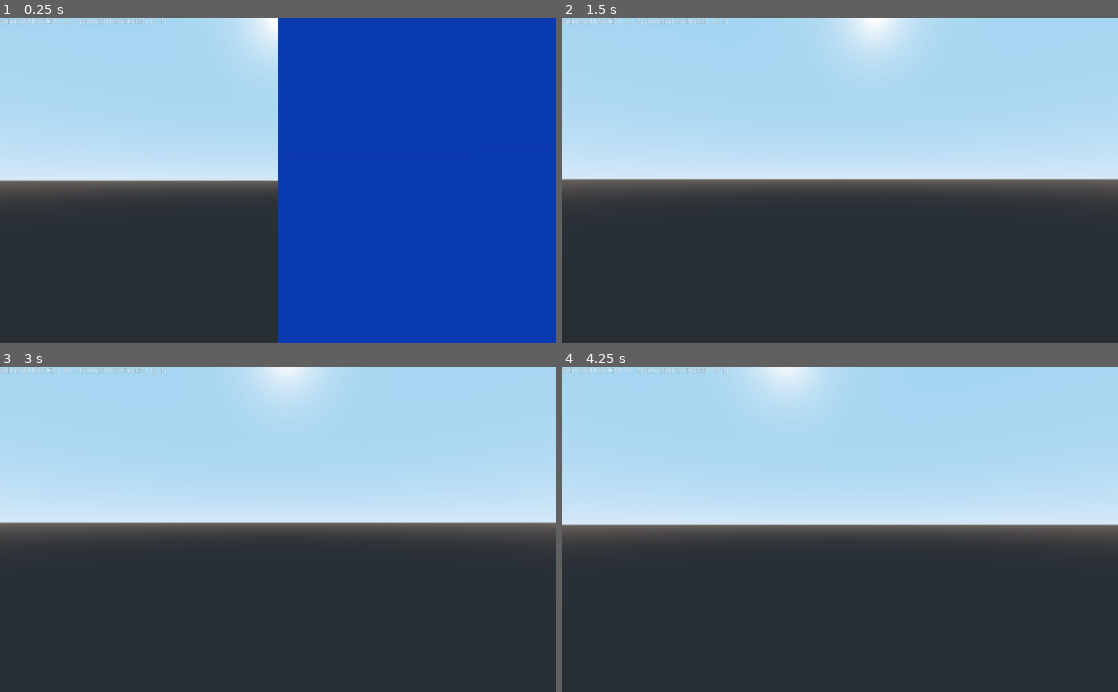
Above: before the commit, frames 1-4 (two rows, left to right).
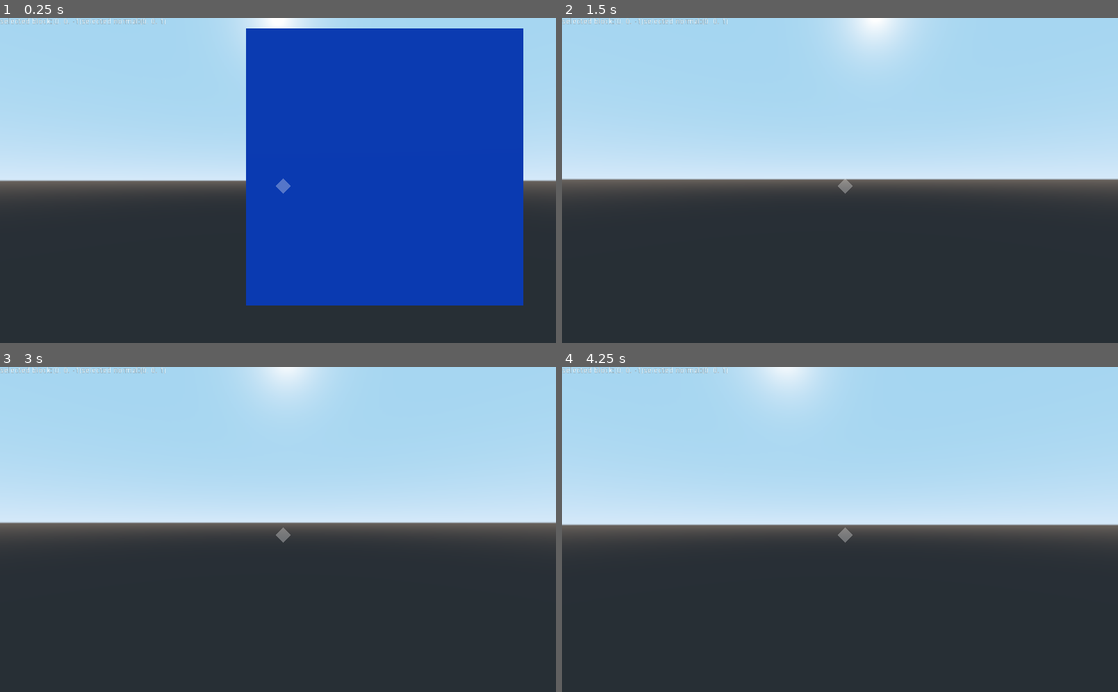
Above: after the commit, the same moments.

Repository: gubbu/GodotColorBlocks
Game: Godot game, scene res://scripts/mainscene.tscn
Two runs of this game, one before a commit and one after it. Both use one fixed random seed, a clock stepped at 60 frames per second and the inputs below.
Inputs (mouse positions are in pixels of both pictures, inside the frame that each line leads up to):
- Up to frame 1 (0.25 s): no input
- Up to frame 2 (1.5 s): move the mouse to (867, 180) at 0.52 s; hold W from 0.53 s (still down); click (867, 180) at 0.6 s; tap Enter at 1.25 s; move the mouse to (812, 180) at 1.27 s; click (812, 180) at 1.35 s
- Up to frame 3 (3 s): keep holding W; tap Space at 2 s; move the mouse to (289, 523) at 2.02 s; click (289, 523) at 2.1 s; tap Enter at 2.75 s; move the mouse to (272, 536) at 2.77 s; click (272, 536) at 2.85 s
- Up to frame 4 (4.25 s): keep holding W; tap Space at 3.5 s; move the mouse to (878, 532) at 3.52 s; click (878, 532) at 3.6 s

The runs differ from the first frame. In frame 1, 17% of the frame differs, in the area x 44-100%, y 0-100%; in frame 2, less than 0.1%; in frame 3, less than 0.1%; in frame 4, less than 0.1%.

Commit message:
added crosshair + allow for simple destruction

Diff:
--- a/project.godot
+++ b/project.godot
@@ -14,6 +14,14 @@
 run/main_scene="res://scripts/mainscene.tscn"
 config/icon="res://icon.png"
 
+[input]
+
+Leftclick={
+"deadzone": 0.5,
+"events": [ Object(InputEventMouseButton,"resource_local_to_scene":false,"resource_name":"","device":0,"alt":false,"shift":false,"control":false,"meta":false,"command":false,"button_mask":0,"position":Vector2( 0, 0 ),"global_position":Vector2( 0, 0 ),"factor":1.0,"button_index":1,"pressed":false,"doubleclick":false,"script":null)
+ ]
+}
+
 [physics]
 
 common/enable_pause_aware_picking=true
--- a/scripts/Blockplacer.gd
+++ b/scripts/Blockplacer.gd
@@ -30,9 +30,19 @@
 		if normal.x > 0.0 or normal.y > 0.0 or normal.z > 0.0:
 			selected_block -= normal
 
-		dummy_placement.global_transform.origin = selected_block + normal
+		dummy_placement.global_transform.origin = selected_block
 		dummy_placement.visible = true
 
+		if Input.is_action_just_pressed("Leftclick"):
+			if collider is Node:
+				var collider_parent = collider.get_parent()
+				if collider_parent is Node:
+					if collider_parent.is_in_group("terrain"):
+						print("terrain found")
+						var selected_block_x = int(selected_block.x)
+						var selected_block_y = int(selected_block.y)
+						var selected_block_z = int(selected_block.z)
+						collider_parent.destroy_block(selected_block_x, selected_block_y, selected_block_z)
 
 
 		debug_label.text = "selected block:" + str(selected_block) + "selected normal:" + str(normal)
--- a/scripts/Chunk.gd
+++ b/scripts/Chunk.gd
@@ -7,6 +7,13 @@
 export (int) var chunk_z = 0
 export (int) var worldseed = 0
 
+# an array of directorys containing changes in this chunk.
+# example: create air block at (0, 0, 0)
+# { pos: {x: 0, y: 0, z: 0}, change: {
+#						gen_mesh = false,
+#						color = Color(1.0, 0.0, 0.0),
+#						solid = false
+#				}}
 var changes = []
 
 # a cube made out of 6 quads, a quad is made out of 2 triangles
@@ -143,6 +150,7 @@
 	self.create_trimesh_collision()
 	#print(self.mesh.get_faces())
 
+#generate chunk using noise
 func generate_chunk():
 	var simplex_noise: OpenSimplexNoise = OpenSimplexNoise.new()
 	simplex_noise.seed = self.worldseed
@@ -174,21 +182,44 @@
 	return chunk
 
 
+func apply_changed_mesh():
+	var chunk = generate_chunk()
+	for change in self.changes:
+		var x = change.pos.x
+		var y = change.pos.y
+		var z = change.pos.z
+		chunk[y][x][z] = change.change
+	cubeworld3D(chunk)
+
+
 func generate_chunk_mesh():
 	var chunk = generate_chunk()
 	#print(chunk.size(), chunk[16*16*16/2 ..])
 	cubeworld3D(chunk)
 
-func generate_cube_mesh():
-	var surfacetool = SurfaceTool.new()
-	surfacetool.begin(Mesh.PRIMITIVE_TRIANGLES)
-	for quad in TRIANGLECUBE:
-		var normal = quad.normal
-		for vertex in quad.vertecies:
-			surfacetool.add_normal(normal)
-			surfacetool.add_vertex(vertex)
-
-	self.mesh = surfacetool.commit()
+#takes global coordinates
+func destroy_block(x: int, y: int, z: int):
+	#check if block is in self:
+	var inside_x = self.chunk_x * CHUNKSIZE <= x and self.chunk_x * CHUNKSIZE + CHUNKSIZE > x
+	var inside_y = self.chunk_y * CHUNKSIZE <= y and self.chunk_y * CHUNKSIZE + CHUNKSIZE > y
+	var inside_z = self.chunk_z * CHUNKSIZE <= z and self.chunk_z * CHUNKSIZE + CHUNKSIZE > z
+	# check if block is in chunk: ...
+	if not inside_x or not inside_y or not inside_z:
+		print("cant place it here ....")
+		return
+	var local_x: int = x % CHUNKSIZE
+	var local_y: int = y % CHUNKSIZE
+	var local_z: int = z % CHUNKSIZE
+	# air block
+	var change = {
+			pos = {x = local_x, y = local_y, z = local_z},
+			change = {solid = false, gen_mesh = false}
+		}
+	if !self.changes.has(change):
+		self.changes.append(change)
+	else:
+		print("change already there")
+	self.apply_changed_mesh()
 
 func _ready():
 	generate_chunk_mesh()
--- a/scripts/mainscene.tscn
+++ b/scripts/mainscene.tscn
@@ -18,7 +18,7 @@
 visible = false
 
 [node name="DummyPlacement" type="MeshInstance" parent="DummyPlacement"]
-transform = Transform( 1, 0, 0, 0, 1, 0, 0, 0, 1, 0.5, 0.5, 0.5 )
+transform = Transform( 1.3, 0, 0, 0, 1.3, 0, 0, 0, 1.3, 0.5, 0.5, 0.5 )
 mesh = SubResource( 1 )
 material/0 = SubResource( 2 )
 script = ExtResource( 4 )
@@ -29,6 +29,13 @@
 "terrain",
 ]]
 script = ExtResource( 1 )
+
+[node name="TerrainChunk2" type="MeshInstance" parent="ChunkManager" groups=[
+"terrain",
+]]
+script = ExtResource( 1 )
+chunk_x = 1
+chunk_z = 1
 
 [node name="GodModePlayer" type="Spatial" parent="ChunkManager"]
 transform = Transform( 1, 0, 0, 0, 1, 0, 0, 0, 1, 0, 0.435467, 1.23914 )
@@ -48,3 +55,17 @@
 __meta__ = {
 "_edit_use_anchors_": false
 }
+
+[node name="ColorRect" type="ColorRect" parent="ChunkManager/GodModePlayer/Camera/RayCast"]
+anchor_left = 0.5
+anchor_top = 0.5
+anchor_right = 0.5
+anchor_bottom = 0.5
+margin_right = 20.0
+margin_bottom = 20.0
+rect_rotation = 45.0
+rect_pivot_offset = Vector2( 10, 10 )
+color = Color( 1, 1, 1, 0.305882 )
+__meta__ = {
+"_edit_use_anchors_": false
+}
